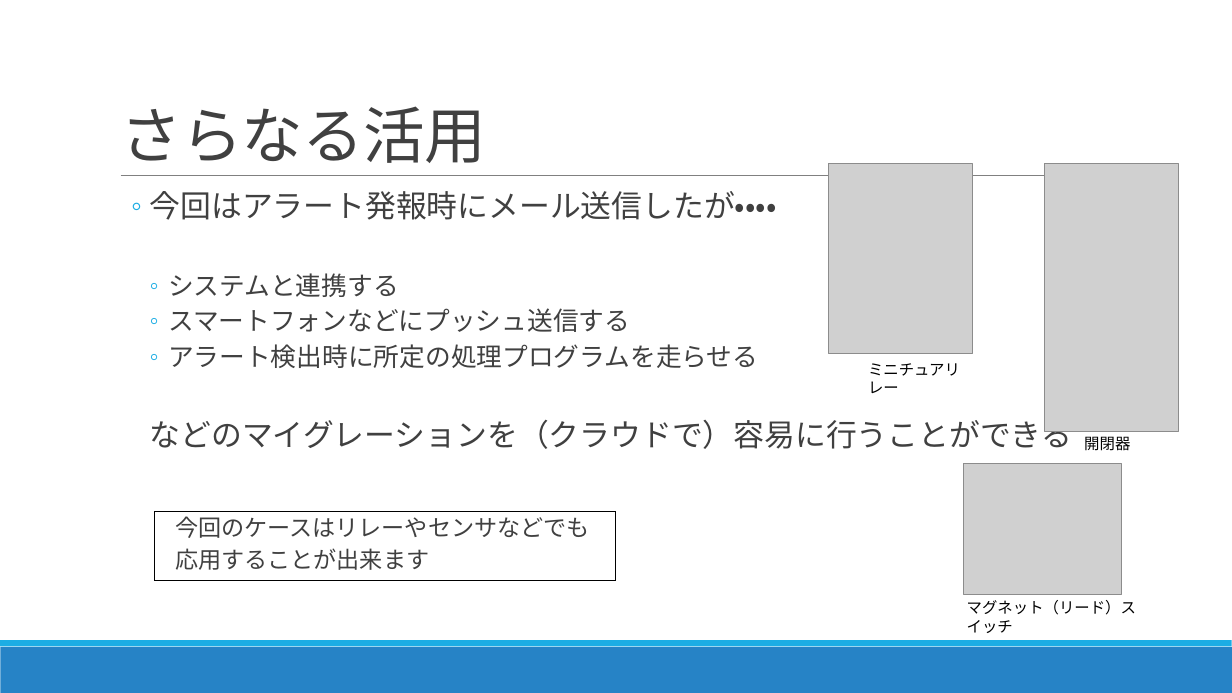
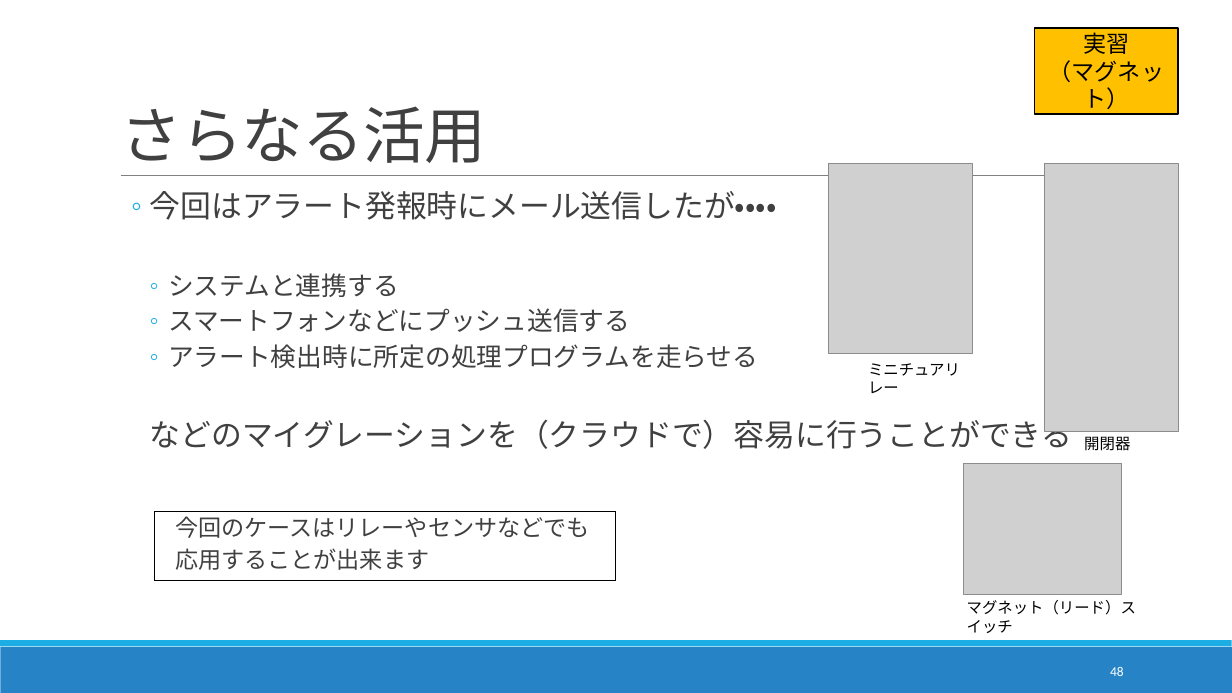
Before and after one commit to nc30mtd/noastec-smiottk, a slide deck: slide 48 of IoTセミナーテキスト.pptx (slide 45 before the commit). Drawn at 1232x693 pixels with LibreOffice and Linux fonts; fonts in the diff are those of the drawing; grey boxes stand for pictures. Boxes give left, top, right and bottom in pixels: in the first picture for what was removed or moved away, otherwise in the second. Text is boxed around its words. In the diff, an @@ line names an element or a change of style, - is before the commit and + after.

Commit message:
・テキストタイトル修正 ・ページ数挿入 ・P2事前確認のページ作成（インストールしているか確認） ・P4　何のことからわからないと言われた「通材」の絵を入れてみました ・P8以降、「事前に済」「実習」「入力サポートあり」「講師実演」を補記 ・P9　何のことからわからないと言われた「ディレクトリ」「コンソール」に括弧補足 ・P18、34、50休憩・お疲れさまの挿絵

```diff
--- a/IoTセミナーテキスト.pptx
+++ b/IoTセミナーテキスト.pptx
@@ rectangle added at <box>1035,28,1178,114</box>, fill #FFC000, outline #000000 1.25 pt, 18 pt, text #000000 @@
+実習
+（マグネット）
@@ page number added at <box>1110,667,1124,676</box>, 10.5 pt, text #FFFFFF @@
+48
```
Also in this commit, not shown: 45 other slides changed, 4 slides added, 1 slide removed.
